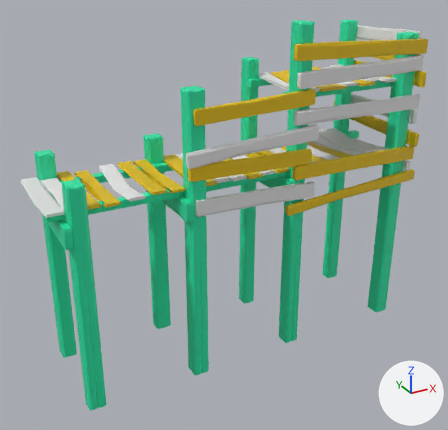
Two versions of the Blender file Assets/CatUpMap/Meshes/structure2.blend, one commit apart.
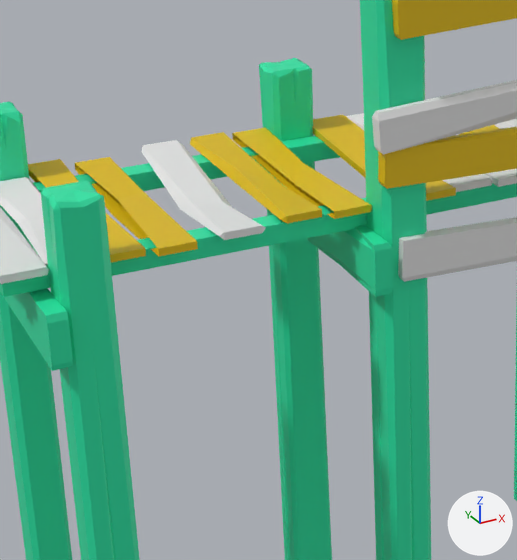
There are two pictures of each version: one whole from a camera (50 mm lens) standing at (-4.09, -7.34, 3.85) and looking at (-0.12, -0.11, 0.24), one close up on the part from 10% to 54% of the width and 26% to 75% of the height. Arrows for +X, +Y and +Z are at lower right; the lights stay in place.

Names of what the first close-up shows: 'SM_Env_Structure_02'.
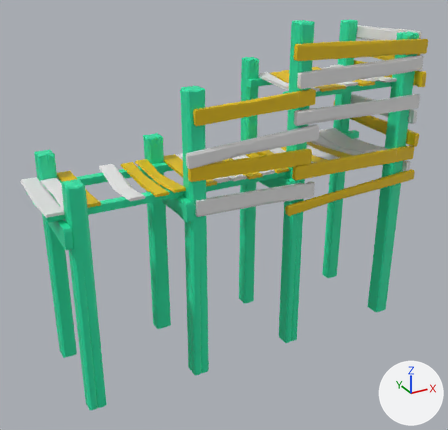
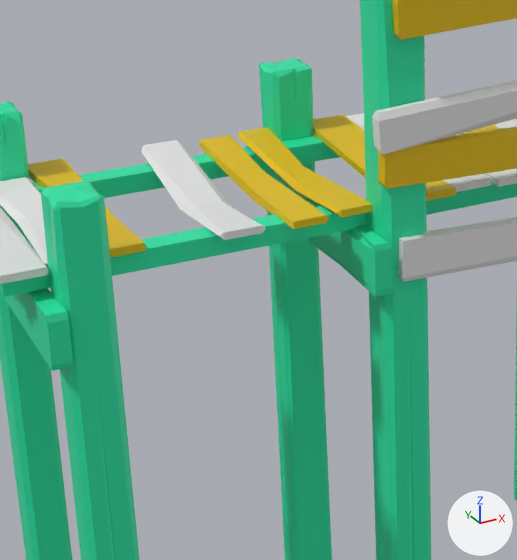
What the commit changed:
me_mesh is used by ob_sm_env_structure_02; location (0.0, 0.0, 0.0); rotation (1.571, 0.0, 0.0), in degrees (90, 0, 0); scale (0.01, 0.01, 0.01).
Verts and faces of me_mesh; kept vertices keep their numbers, new ones are numbered from 1567.
Before the commit, vertices of me_mesh: 280 (-187.0, 102.0, 73.0) at pixel (197, 241), 281 (-187.0, 102.0, -56.0) at pixel (109, 156), 282 (-187.0, 98.0, -56.0), 283 (-187.0, 98.0, 73.0) at pixel (197, 248), 284 (-205.0, 98.0, -56.0) at pixel (75, 169).
Before the commit, vertices of me_mesh: 285 (-205.0, 102.0, -56.0) at pixel (74, 162), 286 (-205.0, 102.0, 73.0) at pixel (158, 248), 287 (-205.0, 98.0, 73.0) at pixel (158, 256), 306 (-184.0, 97.0, -13.0) at pixel (143, 191), 307 (-182.0, 93.0, -13.0).
Before the commit, vertices of me_mesh: 308 (-201.0, 100.0, 2.0) at pixel (117, 199), 309 (-205.0, 93.0, 1.0) at pixel (112, 215).
me_mesh had 1567 vertices, 1725 faces and spanned x -276.0..276.0, y -180.0..295.0, z -97.0..97.0.
me_mesh now has 1555 vertices, 1727 faces and spans x -276.0..276.0, y -180.0..295.0, z -97.0..97.0.
me_mesh part 1: the loose piece of 15 vertices spanning x 103.0..127.0, y 93.0..102.0, z -61.0..69.0 is copied, and the copy is scaled about its middle by (0.78, 1, 1), then moved by (-222.0, 0.0, 0.0); it spans x -117.0..-98.0, y 93.0..102.0, z -61.0..69.0.
me_mesh part 2: the loose piece of 15 vertices spanning x -143.0..-121.0, y 93.0..102.0, z -65.0..64.0 is rebuilt with 15 vertices and now spans x -140.0..-119.0, y 93.0..102.0, z -59.0..72.0.
me_mesh part 3: the loose piece of 12 vertices spanning x -228.0..-209.0, y 93.0..102.0, z -65.0..69.0 is rebuilt with 12 vertices and now spans x -229.0..-207.0, y 93.0..102.0, z -65.0..63.0.
me_mesh part 4: the loose piece of 15 vertices spanning x -119.0..-98.0, y 93.0..102.0, z -61.0..69.0 is deleted.
Part 5, on me_mesh:
Vertices deleted: 280 to 287, 306 to 309 (with the faces that use them).

Where the change shows, as pixel boxes [x1, y1, x2, y2] in the close-ups (517 x 560 px):
part 1 of me_mesh, added (yellow): after [237, 127, 373, 217]
part 2 of me_mesh, rebuilt: before [190, 132, 322, 224]; after [199, 135, 329, 229]
part 3 of me_mesh, rebuilt: before [28, 159, 146, 263]; after [28, 158, 146, 258]
part 4 of me_mesh, deleted (yellow): before [232, 128, 372, 219]
part 5 of me_mesh, deleted (yellow): before [75, 157, 198, 256]
